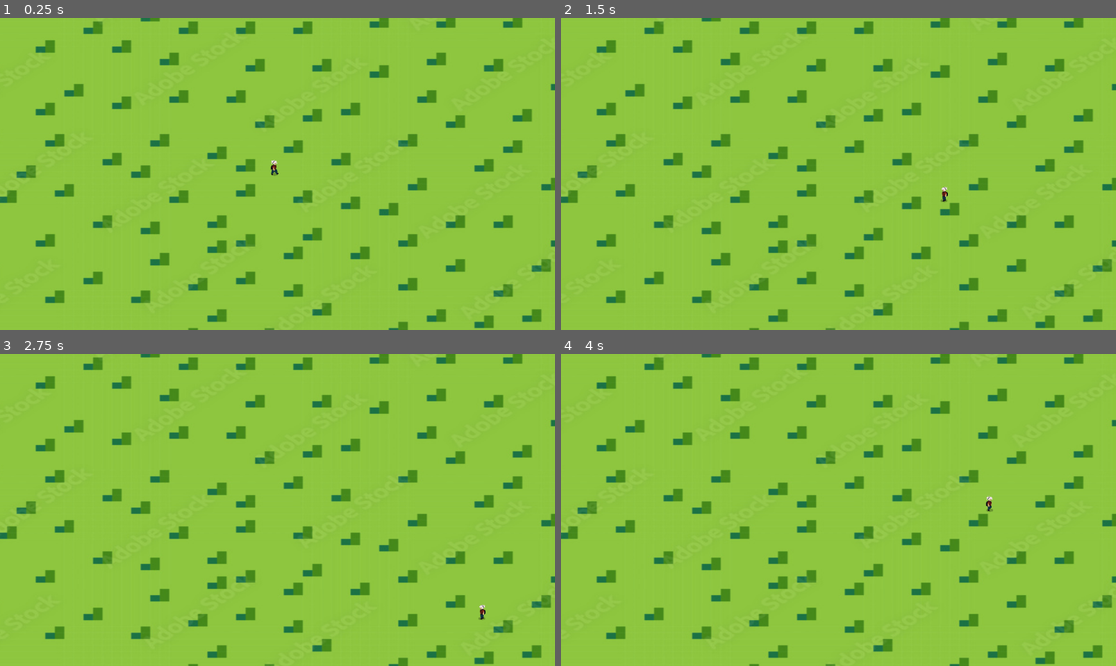
Above: before the commit, frames 1-4 (two rows, left to right).
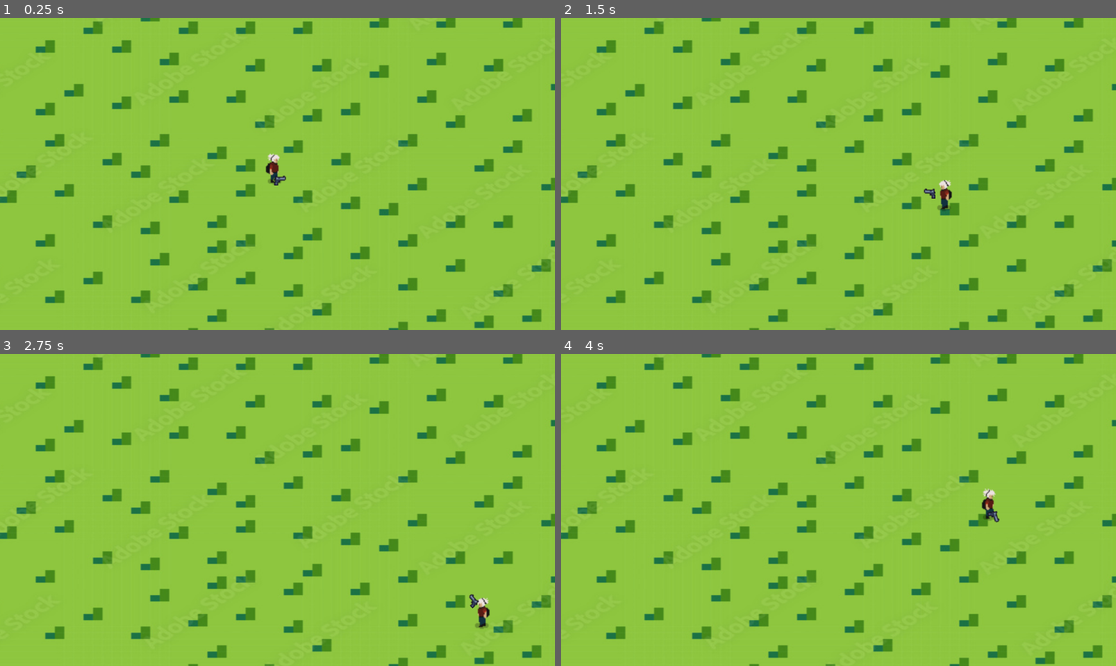
Above: after the commit, the same moments.

Repository: emielk94/godot-prototypes
Game: Godot game, scene res://scenes/world.tscn
Two runs of this game, one before a commit and one after it. Both use one fixed random seed, a clock stepped at 60 frames per second and the inputs below.
Inputs (mouse positions are in pixels of both pictures, inside the frame that each line leads up to):
- Up to frame 1 (0.25 s): no input
- Up to frame 2 (1.5 s): tap Enter at 0.5 s; move the mouse to (960, 158) at 0.52 s; press the mouse at (960, 158) at 0.53 s; hold D (right) 0.53-1.28 s; move the mouse to (727, 189) at 1.27 s; release the mouse at (727, 189) at 1.28 s; hold S (down) from 1.28 s (still down); click (727, 189) at 1.35 s
- Up to frame 3 (2.75 s): move the mouse to (333, 441) at 2.02 s; release S (down) at 2.03 s; press the mouse at (333, 441) at 2.03 s; hold D (right) from 2.03 s (still down)
- Up to frame 4 (4 s): move the mouse to (810, 572) at 2.77 s; release D (right) at 2.78 s; release the mouse at (810, 572) at 2.78 s; hold W (up) 2.78-3.53 s; click (810, 572) at 2.85 s; move the mouse to (1005, 556) at 3.52 s; press the mouse at (1005, 556) at 3.53 s; hold A (left) from 3.53 s (still down)

The runs differ from the first frame. In frame 1, 0.2% of the frame differs, in the area x 47-52%, y 43-54%; in frame 2, 0.2%; in frame 3, 0.2%, in the area x 84-89%, y 76-89%; in frame 4, 0.2%.

Commit message:
Add shoot functionality

Diff:
--- a/hero_survival/project.godot
+++ b/hero_survival/project.godot
@@ -37,3 +37,8 @@
 "events": [Object(InputEventKey,"resource_local_to_scene":false,"resource_name":"","device":-1,"window_id":0,"alt_press …(192 unchanged characters)…
 ]
 }
+shoot={
+"deadzone": 0.5,
+"events": [Object(InputEventMouseButton,"resource_local_to_scene":false,"resource_name":"","device":-1,"window_id":0,"alt_pressed":false,"shift_pressed":false,"ctrl_pressed":false,"meta_pressed":false,"button_mask":0,"position":Vector2(0, 0),"global_position":Vector2(0, 0),"factor":1.0,"button_index":1,"canceled":false,"pressed":false,"double_click":false,"script":null)
+]
+}
--- a/hero_survival/scenes/player.tscn
+++ b/hero_survival/scenes/player.tscn
@@ -1,10 +1,32 @@
-[gd_scene load_steps=11 format=3 uid="uid://braik6pjguq80"]
+[gd_scene load_steps=18 format=3 uid="uid://braik6pjguq80"]
 
 [ext_resource type="Script" path="res://scripts/player.gd" id="1_vhtmd"]
+[ext_resource type="Texture2D" uid="uid://c3gonk7sffflp" path="res://img/idle.png" id="2_ciod1"]
 [ext_resource type="Texture2D" uid="uid://cvoaiayiyok2x" path="res://img/walk.png" id="2_j7am2"]
+[ext_resource type="PackedScene" uid="uid://buj8xmuwil0u4" path="res://scenes/weapons/pistol.tscn" id="3_0d2da"]
 
 [sub_resource type="RectangleShape2D" id="RectangleShape2D_bvw40"]
 size = Vector2(17, 33)
+
+[sub_resource type="AtlasTexture" id="AtlasTexture_ktyqx"]
+atlas = ExtResource("2_ciod1")
+region = Rect2(0, 0, 64, 64)
+
+[sub_resource type="AtlasTexture" id="AtlasTexture_iyn88"]
+atlas = ExtResource("2_ciod1")
+region = Rect2(64, 0, 64, 64)
+
+[sub_resource type="AtlasTexture" id="AtlasTexture_0y8eb"]
+atlas = ExtResource("2_ciod1")
+region = Rect2(128, 0, 64, 64)
+
+[sub_resource type="AtlasTexture" id="AtlasTexture_pga61"]
+atlas = ExtResource("2_ciod1")
+region = Rect2(192, 0, 64, 64)
+
+[sub_resource type="AtlasTexture" id="AtlasTexture_gd3au"]
+atlas = ExtResource("2_ciod1")
+region = Rect2(0, 64, 64, 64)
 
 [sub_resource type="AtlasTexture" id="AtlasTexture_t37bb"]
 atlas = ExtResource("2_j7am2")
@@ -32,6 +54,26 @@
 
 [sub_resource type="SpriteFrames" id="SpriteFrames_ixans"]
 animations = [{
+"frames": [{
+"duration": 1.0,
+"texture": SubResource("AtlasTexture_ktyqx")
+}, {
+"duration": 1.0,
+"texture": SubResource("AtlasTexture_iyn88")
+}, {
+"duration": 1.0,
+"texture": SubResource("AtlasTexture_0y8eb")
+}, {
+"duration": 1.0,
+"texture": SubResource("AtlasTexture_pga61")
+}, {
+"duration": 1.0,
+"texture": SubResource("AtlasTexture_gd3au")
+}],
+"loop": true,
+"name": &"idle",
+"speed": 5.0
+}, {
 "frames": [{
 "duration": 1.0,
 "texture": SubResource("AtlasTexture_t37bb")
@@ -66,3 +108,7 @@
 [node name="AnimatedSprite2D" type="AnimatedSprite2D" parent="."]
 sprite_frames = SubResource("SpriteFrames_ixans")
 animation = &"walk"
+
+[node name="gun_pos" type="Node2D" parent="."]
+
+[node name="pistol" parent="gun_pos" instance=ExtResource("3_0d2da")]
--- a/hero_survival/scenes/weapons/pistol.tscn
+++ b/hero_survival/scenes/weapons/pistol.tscn
@@ -1,10 +1,18 @@
-[gd_scene load_steps=2 format=3 uid="uid://buj8xmuwil0u4"]
+[gd_scene load_steps=3 format=3 uid="uid://buj8xmuwil0u4"]
 
-[ext_resource type="Script" path="res://pistol.gd" id="1_r7mni"]
+[ext_resource type="Script" path="res://scripts/pistol.gd" id="1_r7mni"]
+[ext_resource type="Texture2D" uid="uid://cdxp5n0glh7r7" path="res://img/weapons.png" id="2_yt514"]
 
 [node name="pistol" type="Node2D"]
 script = ExtResource("1_r7mni")
 
-[node name="Sprite2D" type="Sprite2D" parent="."]
+[node name="sprite" type="Sprite2D" parent="."]
+texture = ExtResource("2_yt514")
+region_enabled = true
+region_rect = Rect2(0, 117.698, 12.4114, 10.3017)
 
 [node name="RayCast2D" type="RayCast2D" parent="."]
+
+[node name="fire_cd" type="Timer" parent="."]
+
+[connection signal="timeout" from="fire_cd" to="." method="_on_fire_cd_timeout"]
--- a/hero_survival/scenes/world.tscn
+++ b/hero_survival/scenes/world.tscn
@@ -12,3 +12,4 @@
 
 [node name="player" parent="." instance=ExtResource("1_ntiox")]
 position = Vector2(570, 310)
+scale = Vector2(2, 2)
--- a/hero_survival/pistol.gd
+++ b/hero_survival/scripts/pistol.gd
@@ -4,13 +4,13 @@
 @onready var sprite = $sprite
 @onready var fire_cd_timer = $fire_cd
 
-#var gunshot = preload("res://sfx/gunshot.ogg")
+var gunshot = preload("res://sfx/gunshot.ogg")
 
 
 # Called when the node enters the scene tree for the first time.
 func _ready() -> void:
 	draw_offset = 30 # Replace with function body.
-	fire_rate = 0.1
+	fire_rate = 0.5
 	fire_cd_timer.wait_time = fire_rate
 # Called every frame. 'delta' is the elapsed time since the previous frame.
 func _process(delta: float) -> void:
@@ -42,7 +42,7 @@
 func play_audio():
 	var audio_player = AudioStreamPlayer2D.new()
 	audio_player.global_position = global_position
-	#audio_player.stream = gunshot
+	audio_player.stream = gunshot
 	get_tree().current_scene.add_child(audio_player)
 	audio_player.play()
 
--- a/hero_survival/scripts/player.gd
+++ b/hero_survival/scripts/player.gd
@@ -1,6 +1,8 @@
 extends CharacterBody2D
 
 @onready var player_sprite = $AnimatedSprite2D
+@onready var gun_pos = $gun_pos
+@onready var gun = $gun_pos.get_child(0)
 
 const speed = 300.0
 const JUMP_VELOCITY = -400.0
@@ -10,13 +12,20 @@
 func _process(delta: float) -> void:
 	var mouse_position = get_global_mouse_position()
 	var angle_to_mouse = (mouse_position - global_position).angle()
+	var offset = Vector2(gun.draw_offset, 0).rotated(angle_to_mouse)
+
+	gun_pos.global_position = global_position + offset
 
 	direction = Input.get_vector("left","right","up","down")
+	if Input.is_action_pressed("shoot"):
+		gun.shoot()
 
 	var mouse_pos = get_global_mouse_position()
 
 	if direction:
 		player_sprite.play("walk")
+	else:
+		player_sprite.play("idle")
 
 	if mouse_pos.x > global_position.x:
 		player_sprite.flip_h = true
Binary file added: hero_survival/img/idle.png
Not shown, added: hero_survival/img/idle.png.import
Binary file added: hero_survival/img/weapons.png
Not shown, added: hero_survival/img/weapons.png.import
Not shown, added: hero_survival/sfx/gunshot.ogg.import
Not shown, added: hero_survival/sfx/gunshot.ogg
